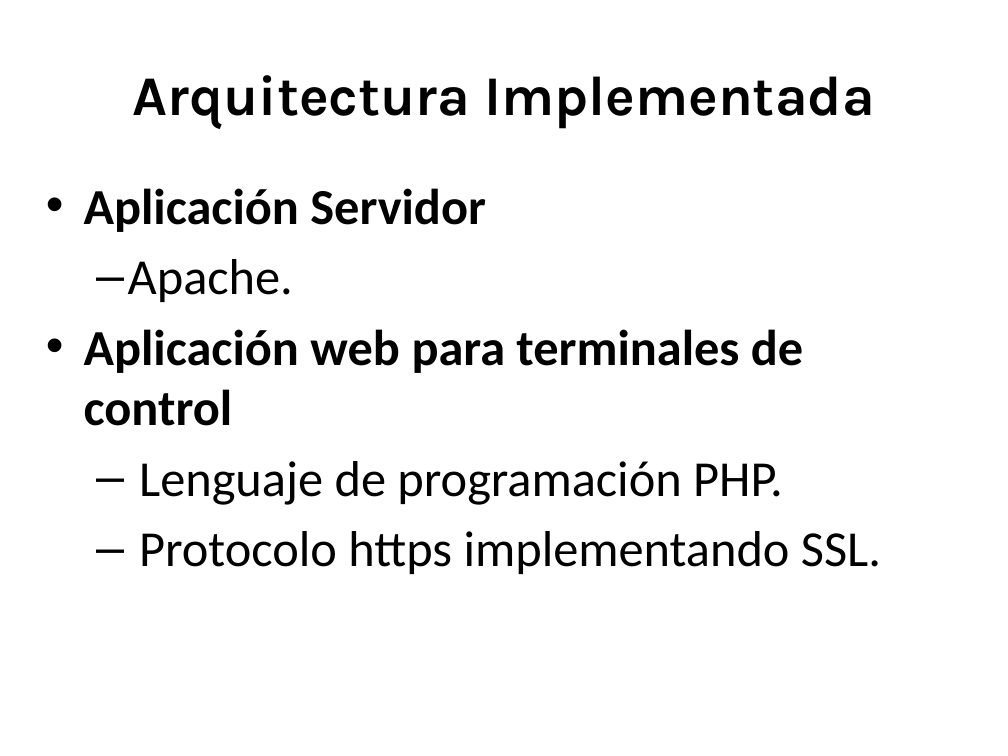
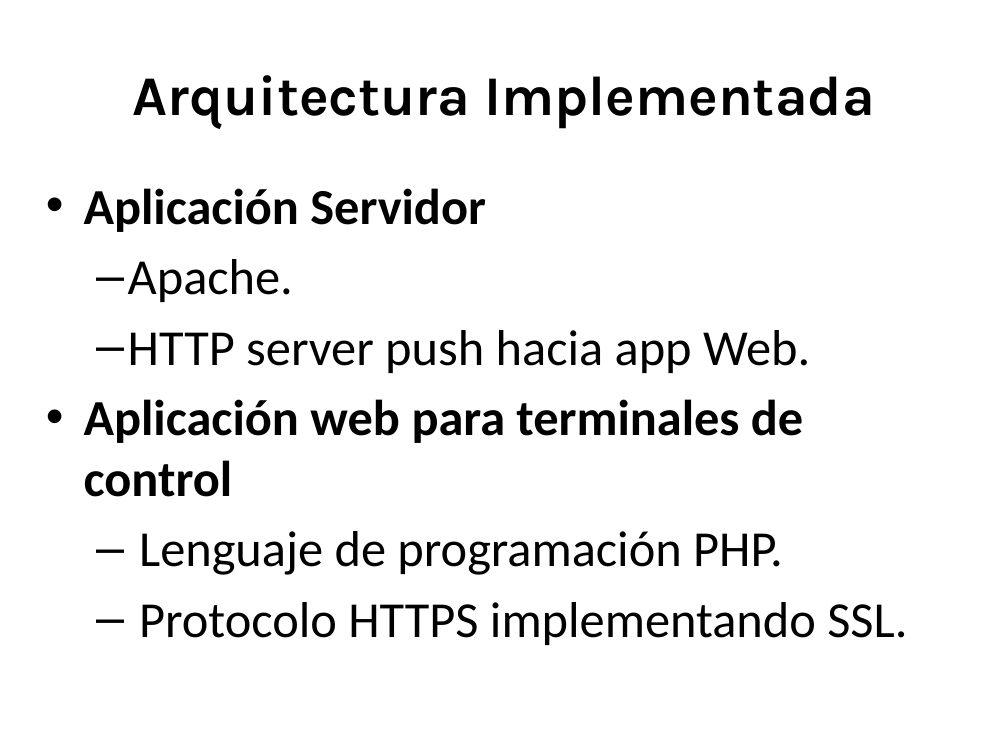
Before and after one commit to jmonetti/2012-1er-taller-de-desarrollo-de-proyectos-i, a slide deck: slide 23 of docs/Presentacion final/PresentacionFinal_V7.pptx. Drawn at 1008x756 pixels with LibreOffice and Linux fonts; fonts in the diff are those of the drawing; background and template pictures are left out. Boxes give left, top, right and bottom in pixels: in the first picture for what was removed or moved away, otherwise in the second. Text is boxed around its words. In the diff, an @@ line names an element or a change of style, - is before the commit and + after.

```diff
--- a/docs/Presentacion final/PresentacionFinal_V7.pptx
+++ b/docs/Presentacion final/PresentacionFinal_V7.pptx
@@ text at [128, 330, 810, 373]: paragraph added @@
+  – HTTP server push hacia app Web.
@@ text at [139, 602, 907, 645]: text changed @@
-  – Protocolo https implementando SSL.
+  – Protocolo HTTPS implementando SSL.
```
Also in this commit, not shown: 3 other slides changed, 2 slides added.
